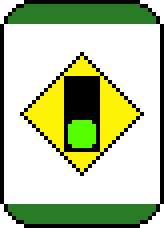
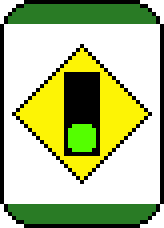
Revision of a layered (164, 228) image; what changed, layer by layer:
painted on "Green light" over (68, 120, 96, 152)
painted on "Traffic light background" over (12, 44, 152, 184)
